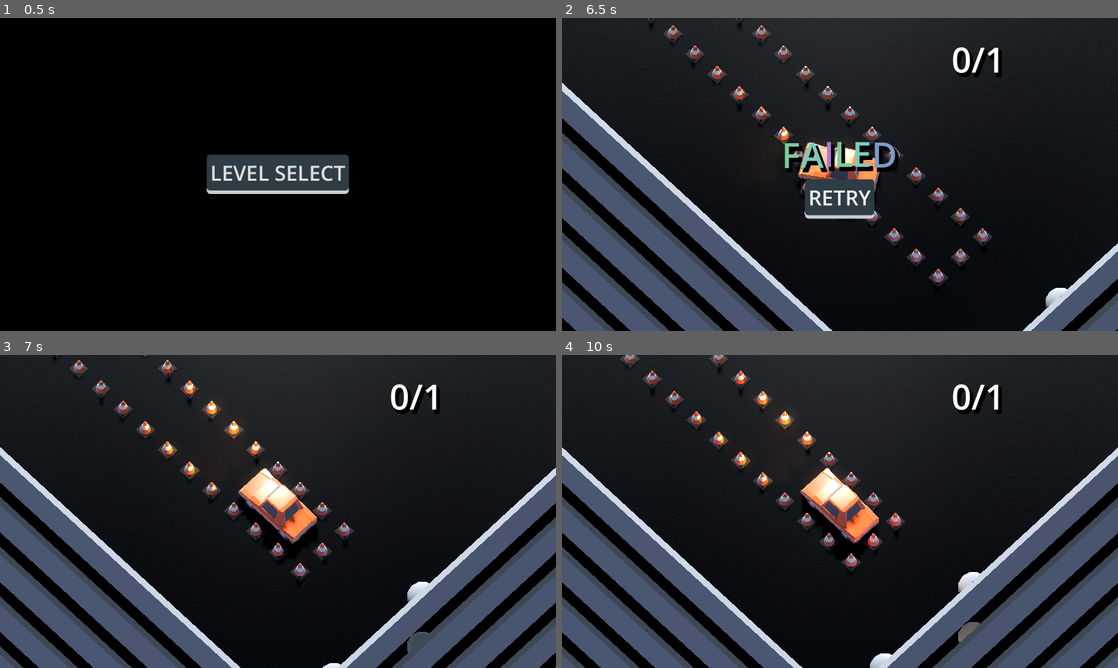
Above: before the commit, frames 1-4 (two rows, left to right).
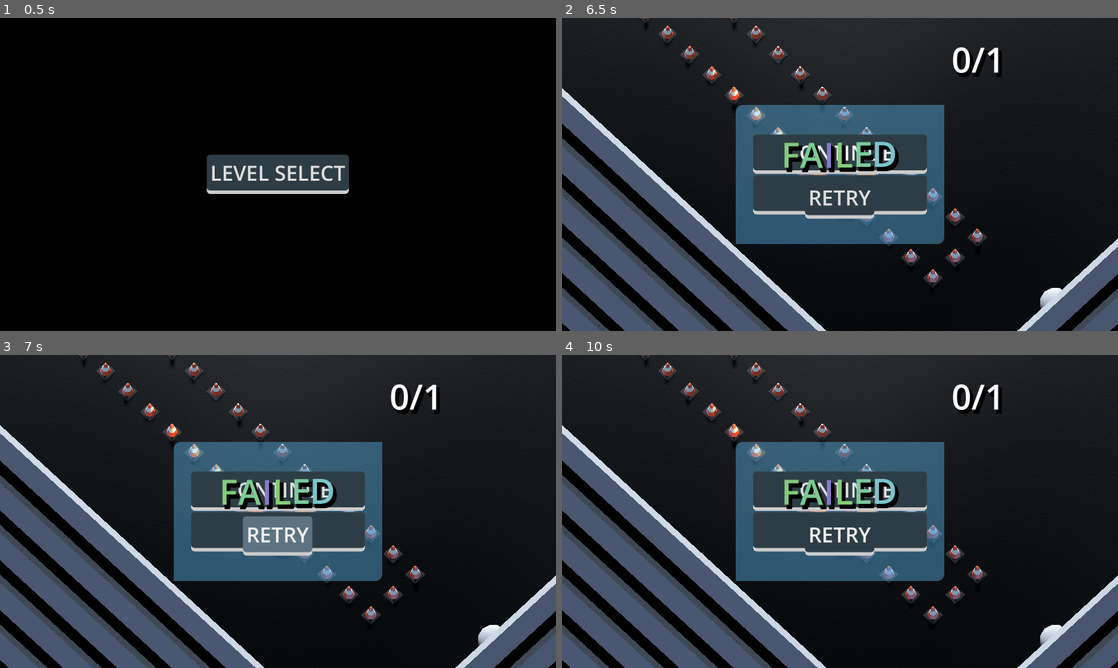
Above: after the commit, the same moments.

Repository: TomMurray/ValetV2
Game: Godot game, scene res://scenes/ui/main_menu.tscn
Same seed, same stepped clock (60 frames per second), same inputs: the game is played once before the commit and once after it.
Inputs (mouse positions are in pixels of both pictures, inside the frame that each line leads up to):
- Up to frame 1 (0.5 s): no input
- Up to frame 2 (6.5 s): click "LEVEL SELECT" at 0.5 s; click "1" at 1.25 s; tap Enter at 2 s; hold Right (steer_right) 2.03-2.78 s; tap R (restart) at 2.75, 4.25, 5 s; hold Down (brake_reverse) 2.78-3.5 s; click "RETRY" at 3.5 s; hold Right (steer_right) 4.28-5.03 s; hold Up (accelerate) 5.03-5.78 s; hold Left (steer_left) from 5.78 s (still down); tap Escape (ui_cancel) at 6.4 s
- Up to frame 3 (7 s): release Left (steer_left) at 6.5 s; click (278, 536) at 6.5 s, where only the run before the commit has a clickable "RETRY"
- Up to frame 4 (10 s): click (840, 492) at 7.25 s, where only the run after the commit has a clickable "CONTINUE"; click (840, 492) at 8 s, where only the run after the commit has a clickable "CONTINUE"; tap R (restart) at 8.75, 9.5 s; hold Left (steer_left) 8.78-9.53 s; hold Down (brake_reverse) from 9.53 s (still down)

Frame 1 is identical in both runs. In frame 2, 24% of the frame differs, in the area x 0-100%, y 0-100%; in frame 3, 44%; in frame 4, 48%.

Commit message:
Some work on a pause screen, currently only present in level 1

Diff:
--- a/scenes/ui/level_select.tscn
+++ b/scenes/ui/level_select.tscn
@@ -1,7 +1,8 @@
-[gd_scene load_steps=11 format=3 uid="uid://c423pop7dardp"]
+[gd_scene load_steps=12 format=3 uid="uid://c423pop7dardp"]
 
 [ext_resource type="Theme" uid="uid://dpqnmj3en2tdc" path="res://themes/in_game_overlay.tres" id="1_15hmw"]
 [ext_resource type="Script" path="res://scripts/resources/link.gd" id="2_hor8t"]
+[ext_resource type="Script" path="res://scripts/ui/level_select.gd" id="2_n51pb"]
 [ext_resource type="PackedScene" uid="uid://dcpqbah1so4vd" path="res://scenes/ui/follow_link_button.tscn" id="2_rjawy"]
 [ext_resource type="Script" path="res://scripts/components/link_tree_node.gd" id="2_yxn7f"]
 [ext_resource type="PackedScene" uid="uid://dfmosyv7gsyw7" path="res://scenes/ui/follow_return_button.tscn" id="4_gaxdp"]
@@ -26,7 +27,7 @@
 script = ExtResource("2_hor8t")
 path = "uid://7ccwl8uxxcc"
 
-[node name="level_select" type="Control"]
+[node name="level_select" type="Control" node_paths=PackedStringArray("initial_focus_button")]
 layout_mode = 3
 anchors_preset = 15
 anchor_right = 1.0
@@ -34,6 +35,8 @@
 grow_horizontal = 2
 grow_vertical = 2
 theme = ExtResource("1_15hmw")
+script = ExtResource("2_n51pb")
+initial_focus_button = NodePath("MarginContainer/Panel/MarginContainer/CenterContainer/VBoxContainer/FlowContainer/level1/follow_link_button")
 
 [node name="MarginContainer" type="MarginContainer" parent="."]
 layout_mode = 1
@@ -84,6 +87,8 @@
 [node name="follow_link_button" parent="MarginContainer/Panel/MarginContainer/CenterContainer/VBoxContainer/FlowContainer/level1" node_paths=PackedStringArray("link_tree_node") instance=ExtResource("2_rjawy")]
 custom_minimum_size = Vector2(100, 0)
 layout_mode = 2
+focus_neighbor_right = NodePath("../../level2/follow_link_button")
+focus_neighbor_bottom = NodePath("../../../follow_return_button")
 text = "1"
 link_tree_node = NodePath("../../../../../../../../link_tree_node")
 link = SubResource("Resource_6kiop")
@@ -98,6 +103,9 @@
 [node name="follow_link_button" parent="MarginContainer/Panel/MarginContainer/CenterContainer/VBoxContainer/FlowContainer/level2" node_paths=PackedStringArray("link_tree_node") instance=ExtResource("2_rjawy")]
 custom_minimum_size = Vector2(100, 0)
 layout_mode = 2
+focus_neighbor_left = NodePath("../../level1/follow_link_button")
+focus_neighbor_right = NodePath("../../level3/follow_link_button")
+focus_neighbor_bottom = NodePath("../../../follow_return_button")
 text = "2"
 link_tree_node = NodePath("../../../../../../../../link_tree_node")
 link = SubResource("Resource_0u8lk")
@@ -112,6 +120,9 @@
 [node name="follow_link_button" parent="MarginContainer/Panel/MarginContainer/CenterContainer/VBoxContainer/FlowContainer/level3" node_paths=PackedStringArray("link_tree_node") instance=ExtResource("2_rjawy")]
 custom_minimum_size = Vector2(100, 0)
 layout_mode = 2
+focus_neighbor_left = NodePath("../../level2/follow_link_button")
+focus_neighbor_right = NodePath("../../level4/follow_link_button")
+focus_neighbor_bottom = NodePath("../../../follow_return_button")
 text = "3"
 link_tree_node = NodePath("../../../../../../../../link_tree_node")
 link = SubResource("Resource_a5hba")
@@ -126,6 +137,9 @@
 [node name="follow_link_button" parent="MarginContainer/Panel/MarginContainer/CenterContainer/VBoxContainer/FlowContainer/level4" node_paths=PackedStringArray("link_tree_node") instance=ExtResource("2_rjawy")]
 custom_minimum_size = Vector2(100, 0)
 layout_mode = 2
+focus_neighbor_left = NodePath("../../level3/follow_link_button")
+focus_neighbor_right = NodePath("../../level5/follow_link_button")
+focus_neighbor_bottom = NodePath("../../../follow_return_button")
 text = "4"
 link_tree_node = NodePath("../../../../../../../../link_tree_node")
 link = SubResource("Resource_yu20o")
@@ -140,12 +154,15 @@
 [node name="follow_link_button" parent="MarginContainer/Panel/MarginContainer/CenterContainer/VBoxContainer/FlowContainer/level5" node_paths=PackedStringArray("link_tree_node") instance=ExtResource("2_rjawy")]
 custom_minimum_size = Vector2(100, 0)
 layout_mode = 2
+focus_neighbor_left = NodePath("../../level4/follow_link_button")
+focus_neighbor_bottom = NodePath("../../../follow_return_button")
 text = "5"
 link_tree_node = NodePath("../../../../../../../../link_tree_node")
 link = SubResource("Resource_flgu8")
 
 [node name="follow_return_button" parent="MarginContainer/Panel/MarginContainer/CenterContainer/VBoxContainer" node_paths=PackedStringArray("link_tree_node") instance=ExtResource("4_gaxdp")]
 layout_mode = 2
+focus_neighbor_top = NodePath("../FlowContainer/level1/follow_link_button")
 text = "BACK"
 link_tree_node = NodePath("../../../../../../link_tree_node")
 
--- /dev/null
+++ b/scenes/ui/pause_screen.tscn
@@ -0,0 +1,59 @@
+[gd_scene load_steps=4 format=3 uid="uid://cyhx0tmmpnylm"]
+
+[ext_resource type="Theme" uid="uid://dpqnmj3en2tdc" path="res://themes/in_game_overlay.tres" id="1_1roc3"]
+[ext_resource type="Script" path="res://scripts/ui/pause_screen.gd" id="2_t7lpy"]
+[ext_resource type="PackedScene" uid="uid://dfmosyv7gsyw7" path="res://scenes/ui/follow_return_button.tscn" id="3_p4tk4"]
+
+[node name="pause_screen" type="Control"]
+process_mode = 3
+layout_mode = 3
+anchors_preset = 15
+anchor_right = 1.0
+anchor_bottom = 1.0
+grow_horizontal = 2
+grow_vertical = 2
+theme = ExtResource("1_1roc3")
+script = ExtResource("2_t7lpy")
+
+[node name="CenterContainer" type="CenterContainer" parent="."]
+layout_mode = 1
+anchors_preset = 15
+anchor_right = 1.0
+anchor_bottom = 1.0
+grow_horizontal = 2
+grow_vertical = 2
+
+[node name="Panel" type="Panel" parent="CenterContainer"]
+custom_minimum_size = Vector2(600, 400)
+layout_mode = 2
+
+[node name="MarginContainer" type="MarginContainer" parent="CenterContainer/Panel"]
+layout_mode = 1
+anchors_preset = 15
+anchor_right = 1.0
+anchor_bottom = 1.0
+grow_horizontal = 2
+grow_vertical = 2
+theme_override_constants/margin_left = 50
+theme_override_constants/margin_top = 50
+theme_override_constants/margin_right = 50
+theme_override_constants/margin_bottom = 50
+
+[node name="VBoxContainer" type="VBoxContainer" parent="CenterContainer/Panel/MarginContainer"]
+layout_mode = 2
+alignment = 1
+
+[node name="continue_button" type="Button" parent="CenterContainer/Panel/MarginContainer/VBoxContainer"]
+unique_name_in_owner = true
+layout_mode = 2
+focus_neighbor_bottom = NodePath("../exit_button")
+text = "CONTINUE"
+
+[node name="exit_button" parent="CenterContainer/Panel/MarginContainer/VBoxContainer" instance=ExtResource("3_p4tk4")]
+unique_name_in_owner = true
+layout_mode = 2
+focus_neighbor_top = NodePath("../continue_button")
+text = "EXIT"
+
+[connection signal="pressed" from="CenterContainer/Panel/MarginContainer/VBoxContainer/continue_button" to="." method="_on_button_pressed"]
+[connection signal="pressed" from="CenterContainer/Panel/MarginContainer/VBoxContainer/exit_button" to="." method="_on_button_pressed"]
--- a/scenes/world1/level1.tscn
+++ b/scenes/world1/level1.tscn
@@ -1,8 +1,9 @@
-[gd_scene load_steps=14 format=3 uid="uid://c1ss72v31rhec"]
+[gd_scene load_steps=15 format=3 uid="uid://c1ss72v31rhec"]
 
 [ext_resource type="PackedScene" uid="uid://bfeebin6bl3v" path="res://scenes/ui/hud_obstacles_counter.tscn" id="1_1cl3b"]
 [ext_resource type="PackedScene" uid="uid://bv8snj5dy8q4c" path="res://scenes/world1/prefabs/foggy_rainy_world_environment.tscn" id="1_qexq8"]
 [ext_resource type="PackedScene" uid="uid://bdm7x5kots6yv" path="res://scenes/ui/end_game_panel.tscn" id="2_6dxkb"]
+[ext_resource type="PackedScene" uid="uid://cyhx0tmmpnylm" path="res://scenes/ui/pause_screen.tscn" id="2_nkuqf"]
 [ext_resource type="Script" path="res://scripts/level/level_logic.gd" id="3_lukfl"]
 [ext_resource type="Script" path="res://scripts/level/level_objective.gd" id="4_t4ish"]
 [ext_resource type="PackedScene" uid="uid://dem0tl0qj4t03" path="res://scenes/prefabs/player_camera.tscn" id="5_qo5kx"]
@@ -23,6 +24,9 @@
 
 [node name="ui" type="CanvasLayer" parent="."]
 
+[node name="pause_screen" parent="ui" node_paths=PackedStringArray("link_tree_node") instance=ExtResource("2_nkuqf")]
+link_tree_node = NodePath("../../link_tree_node")
+
 [node name="obstacles_counter_container" parent="ui" instance=ExtResource("1_1cl3b")]
 
 [node name="obstacles_counter" parent="ui/obstacles_counter_container" index="0" node_paths=PackedStringArray("level_logic")]
--- a/scripts/ui/follow_return_button.gd
+++ b/scripts/ui/follow_return_button.gd
@@ -6,6 +6,7 @@
 	set(value):
 		link_tree_node = value
 		update_configuration_warnings()
+		_setup()
 
 func _get_configuration_warnings() -> PackedStringArray:
 	var warnings : PackedStringArray
@@ -13,14 +14,17 @@
 		warnings.append("No LinkTreeNode set on FollowReturnButton")
 	return warnings
 
+func _setup():
+	if not Engine.is_editor_hint():
+		_update_disabled_status()
+		if link_tree_node and not link_tree_node.is_connected("ready", _on_link_tree_node_ready):
+			link_tree_node.connect("ready", _on_link_tree_node_ready)
+
 func _update_disabled_status():
 	disabled = not link_tree_node or not link_tree_node.has_return()
 
 func _ready():
-	if not Engine.is_editor_hint():
-		_update_disabled_status()
-		if link_tree_node:
-			link_tree_node.connect("ready", _on_link_tree_node_ready)
+	_setup()
 
 func _on_link_tree_node_ready():
 	_update_disabled_status()
--- /dev/null
+++ b/scripts/ui/level_select.gd
@@ -0,0 +1,8 @@
+extends Control
+class_name LevelSelect
+
+@export var initial_focus_button : Control = null
+
+func _ready():
+	if initial_focus_button:
+		initial_focus_button.grab_focus()
--- /dev/null
+++ b/scripts/ui/pause_screen.gd
@@ -0,0 +1,42 @@
+@tool
+extends Control
+class_name PauseScreen
+
+@export var link_tree_node : LinkTreeNode = null:
+	set(value):
+		link_tree_node = value
+		update_configuration_warnings()
+
+@onready var continue_button : Button = %continue_button
+@onready var exit_button : FollowReturnButton = %exit_button
+
+func _get_configuration_warnings() -> PackedStringArray:
+	if not link_tree_node:
+		return ["No LinkTreeNode set on PauseScreen"]
+	return []
+
+func _update_showing_status():
+	if get_tree().paused:
+		show()
+		continue_button.grab_focus()
+	else:
+		hide()
+
+func _ready():
+	if not Engine.is_editor_hint():
+		_update_showing_status()
+		if link_tree_node:
+			exit_button.link_tree_node = link_tree_node
+
+
+# Called every frame. 'delta' is the elapsed time since the previous frame.
+func _process(delta):
+	if not Engine.is_editor_hint():
+		# Pause/unpause the game
+		if Input.is_action_just_pressed("ui_cancel"):
+			get_tree().paused = not get_tree().paused
+			_update_showing_status()
+
+func _on_button_pressed():
+	get_tree().paused = false
+	_update_showing_status()
